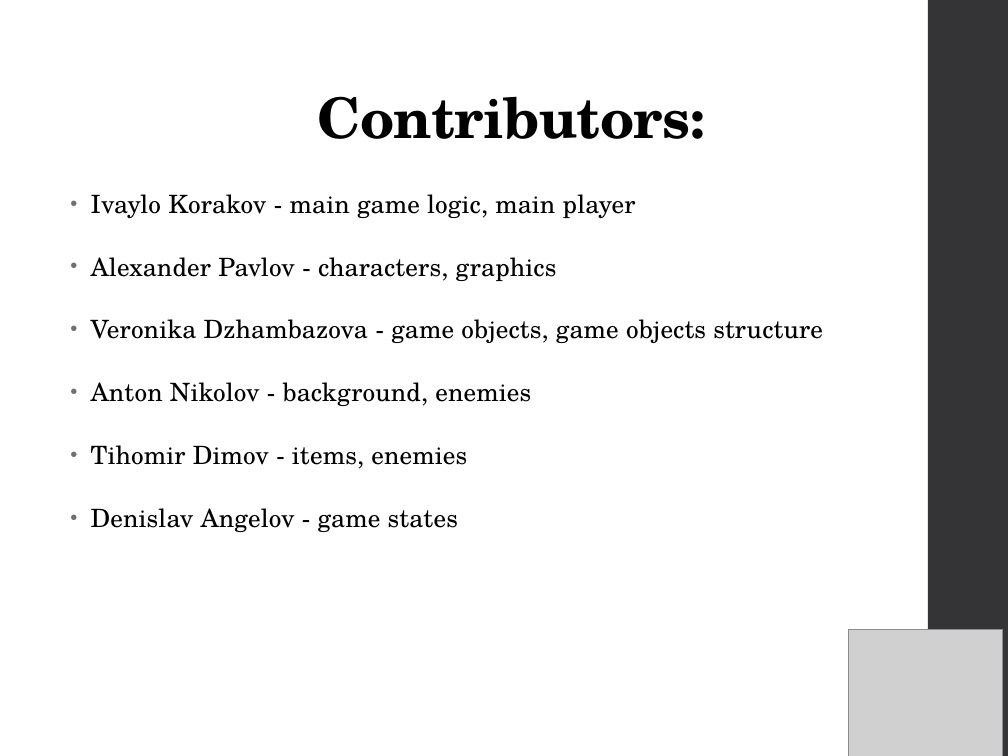
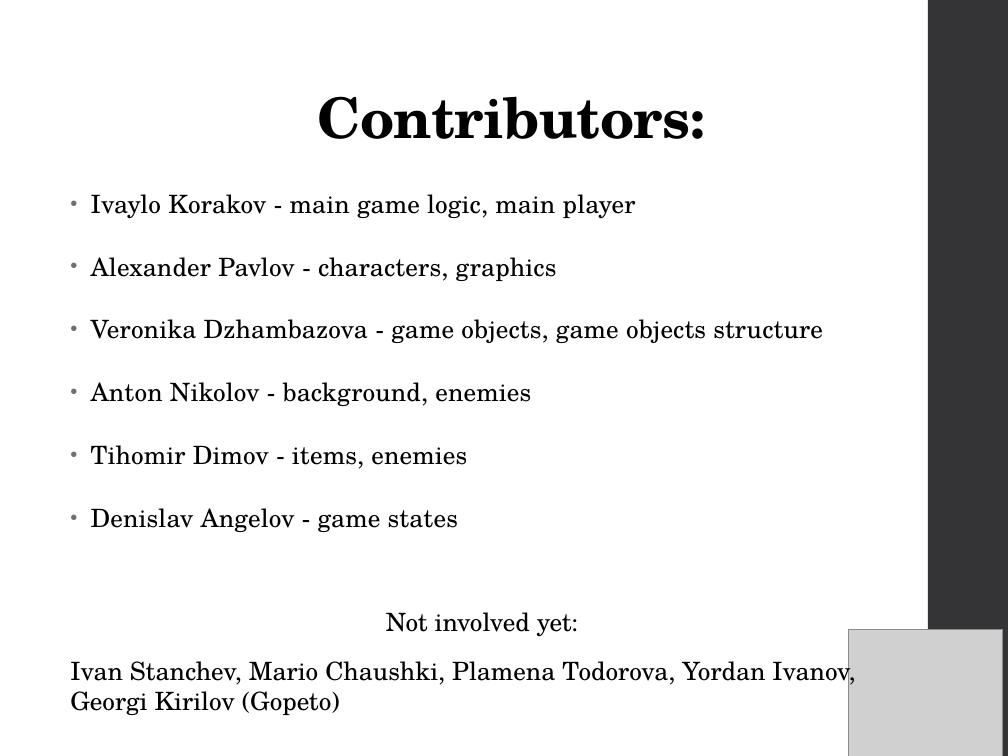
Before and after one commit to Team-Alchera/Baligo, a slide deck: slide 3 of Baligo v2.pptx. Drawn at 1008x756 pixels with LibreOffice and Linux fonts; fonts in the diff are those of the drawing; grey boxes stand for pictures. Boxes give left, top, right and bottom in pixels: in the first picture for what was removed or moved away, otherwise in the second. Text is boxed around its words. In the diff, an @@ line names an element or a change of style, - is before the commit and + after.

```diff
--- a/Baligo v2.pptx
+++ b/Baligo v2.pptx
@@ text added at <box>386,612,578,636</box>, 18 pt, text #000000 @@
+Not involved yet:
@@ text added at <box>70,655,855,715</box>, 18 pt, text #000000 @@
+Ivan Stanchev, Mario Chaushki, Plamena Todorova, Yordan Ivanov,
+Georgi Kirilov (Gopeto)
```
Also in this commit, not shown: 1 other slide changed, 2 other files.
